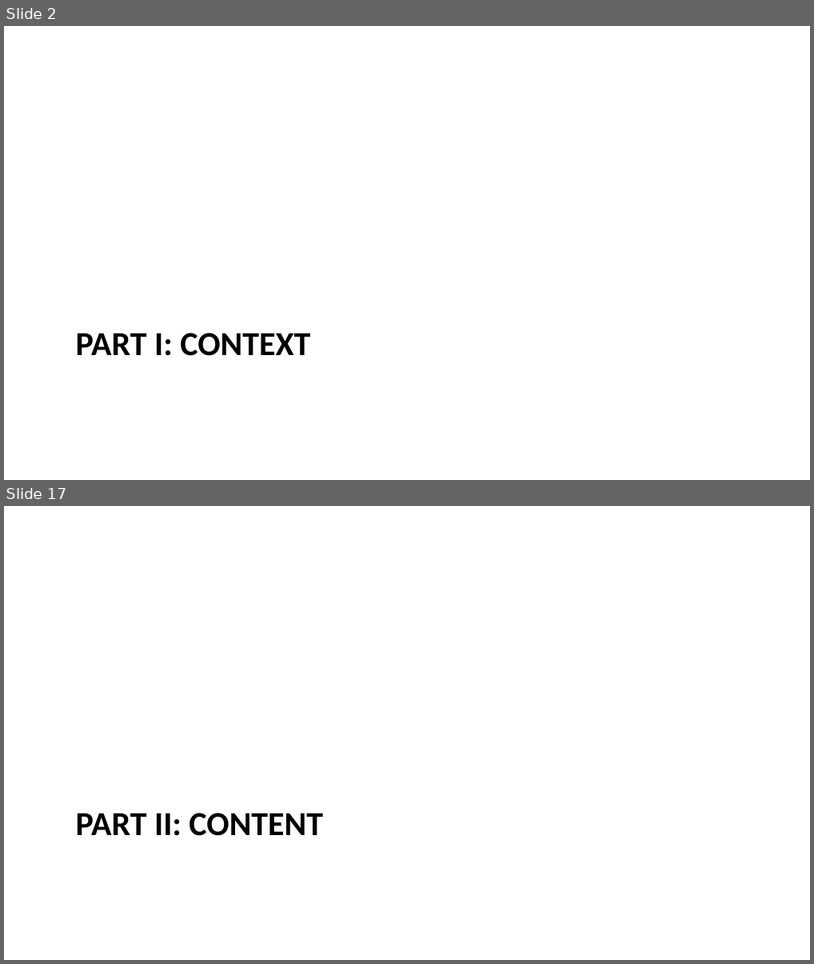
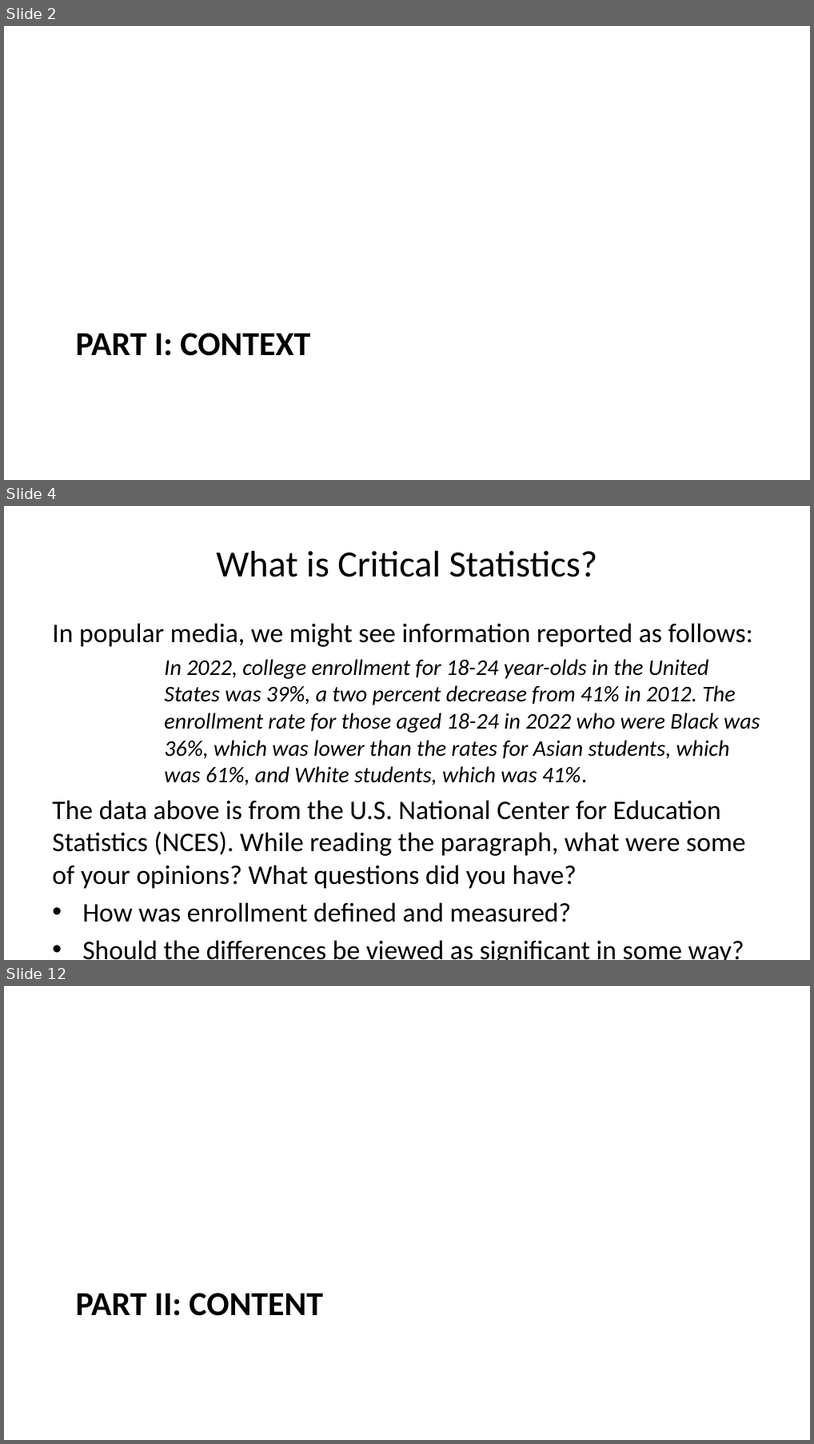
Before and after one commit to data-202/sp25, a slide deck: docs/weeks/week02.pptx. Shown one above the other, each under a label of ours: slides 2 and 17 before the commit, slides 2, 4 and 12 after it; the slides between them are not shown. The pictures are 814x964 and 814x1444 pixels, drawn with LibreOffice and Linux fonts; fonts in the diff are those of the drawing. Boxes give left, top, right and bottom in pixels: in the first picture for what was removed or moved away, otherwise in the second. Text is boxed around its words. In the diff, an @@ line names an element or a change of style, - is before the commit and + after.

```diff
--- a/docs/weeks/week02.pptx
+++ b/docs/weeks/week02.pptx
@@ slide 4 added at (x1=4, y1=506, x2=810, y2=960), background #FFFFFF @@
@@ title added at (x1=216, y1=551, x2=598, y2=577), 33 pt, text #000000 @@
+What is Critical Statistics?
@@ text added at (x1=52, y1=623, x2=760, y2=960), 24 pt, text #000000 @@
+In popular media, we might see information reported as follows:
+In 2022, college enrollment for 18-24 year-olds in the United States was 39%, a two percent decrease from 41% in 2012. The enrollment rate for those aged 18-24 in 2022 who were Black was 36%, which was lower than the rates for Asian students, which was 61%, and White students, which was 41%.
+The data above is from the U.S. National Center for Education Statistics (NCES). While reading the paragraph, what were some of your opinions? What questions did you have?
+• How was enrollment defined and measured?
+• Should the differences be viewed as significant in some way?
+• Do the percents mean that some students are less likely to go to college?
@@ what was slide 17 is now slide 12 @@
```
Also in this commit, not shown: 3 slides changed, 9 other slides added, 1 slide removed, 7 other files.
